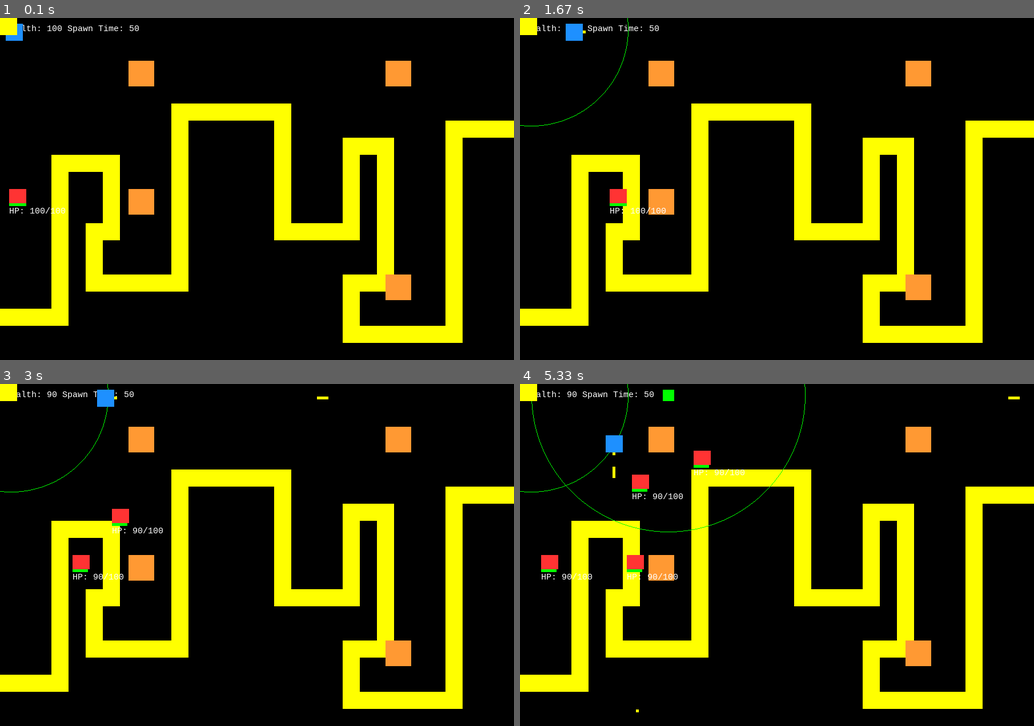
Above: before the commit, frames 1-4 (two rows, left to right).
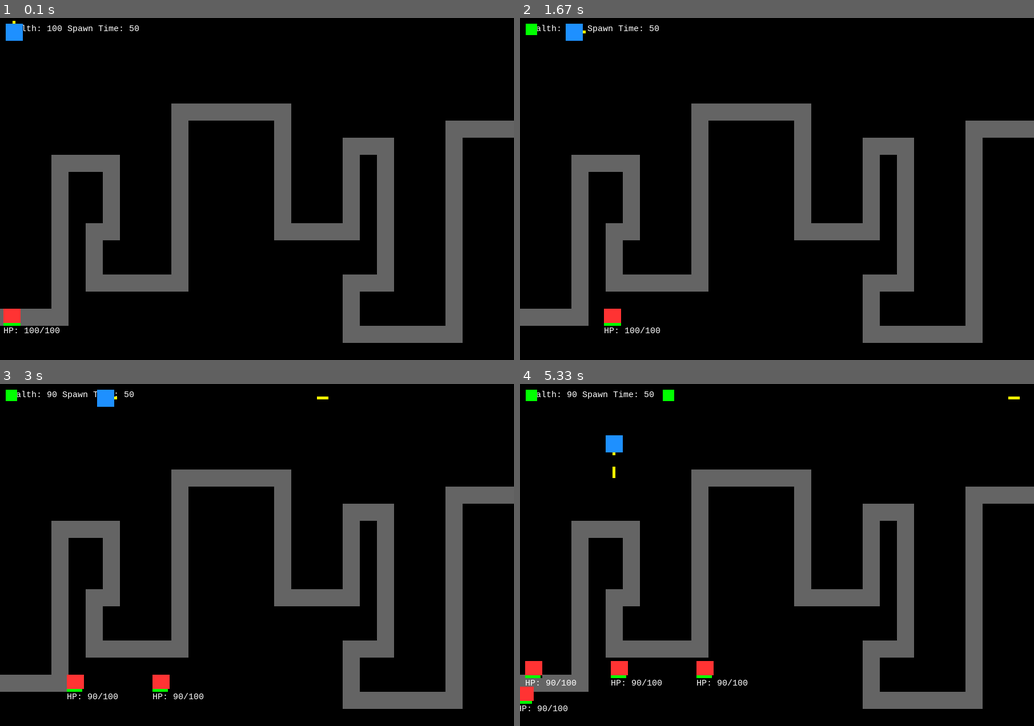
Above: after the commit, the same moments.

Repository: JasZhe/Tower-Defense
Game: pygame game, started from game.py
Two runs of this game, one before a commit and one after it. Both use one fixed random seed, a clock stepped at 60 frames per second and the inputs below.
Inputs:
- Up to frame 1 (0.1 s): no input
- Up to frame 2 (1.67 s): hold Space 0.33-0.8 s; hold D 0.33-0.8 s; tap T at 0.83 s; tap Right at 1.17 s; hold Right from 1.5 s (still down); hold D from 1.5 s (still down)
- Up to frame 3 (3 s): release Right at 1.97 s; release D at 1.97 s; tap J at 2, 2.67 s; tap Space at 2.33 s
- Up to frame 4 (5.33 s): hold W 3.5-3.97 s; hold D 4-4.47 s; hold Right 4-4.47 s; tap Space at 4.07, 4.37, 4.57, 4.87, 5.13 s; hold A 4.5-5.03 s; hold Left 4.5-5.03 s; tap T at 4.65 s; hold S from 5.07 s (still down); hold Down from 5.07 s (still down)

The runs differ from the first frame. In frame 1, 18% of the frame differs, in the area x 0-100%, y 0-95%; in frame 2, 18%; in frame 3, 19%; in frame 4, 19%, in the area x 0-100%, y 0-96%.

Commit message:
- Added turn, get_direction methods to Enemy Class - Added starting point methods for path - Added ability to turn enemies with keyboard - Updated README file

Diff:
--- a/classes.py
+++ b/classes.py
@@ -55,10 +55,10 @@
 
 class Enemy(object):
         # Add health
-        def __init__(self, body, colour, speed, screen_width, screen_height, hp, max_hp = 100):
+        def __init__(self, body, colour, velocity, screen_width, screen_height, hp, max_hp = 100):
 
             self.body = body
-            self.speed = speed # Tuple (v_x, v_y)
+            self.velocity = velocity # Tuple (v_x, v_y)
             self.colour = colour
             self.screen_width = screen_width
             self.screen_height = screen_height
@@ -67,7 +67,7 @@
 
 
         def update(self):
-            self.body.move_ip(self.speed)
+            self.body.move_ip(self.velocity)
 
         # Return true if the enemy has left the screen or destroyed
         def check_destroy(self):
@@ -75,6 +75,33 @@
                 return True
             else:
                 return False
+
+        # get_direction()
+        # returns the direction that the enemy is going
+        # Void -> One of ['U', 'D', 'L', 'R']
+        def get_direction(self):
+            if self.velocity[0] == 0:
+                if self.velocity[1] > 0:
+                    return 'D'
+                else:
+                    return 'U'
+            elif self.velocity[0] > 0:
+                return 'R'
+            else:
+                return 'L'
+        # turn
+        # Changes the direction that the enemy is going
+        # One of ['U', 'D', 'L', 'R'] -> Void
+        def turn(self, direction):
+            speed = max(abs(self.velocity[0]), abs(self.velocity[1]))
+            if direction == 'U':
+                self.velocity = (0, -speed)
+            elif direction == 'D':
+                self.velocity = (0, speed)
+            elif direction == 'L':
+                self.velocity = (-speed, 0)
+            elif direction == 'R':
+                self.velocity = (speed, 0)
 
 
 class Bullet(object):
@@ -194,6 +221,20 @@
                     return True
         return False
 
+    # starting_point
+    # Find the starting pointing of the path if it exists, must start from left side of screen (for now)
+    # Void -> (Int, Int)
+    def starting_point(self, grid_size = 30):
+        for index, row in enumerate(self.grid):
+            if row[0] == 'P':
+                if grid_size:
+                    return (0, index * grid_size)
+                else:
+                    return (index, 0)
+        print("No starting point found.")
+        return False
+
+
     # Draws Map
     def draw (self, display, path_colour = WHITE, grid_size = 30):
         row_count = self.col_length()
--- a/game.py
+++ b/game.py
@@ -74,6 +74,7 @@
 
 # enemy stuff
 enemy_list = []
+enemy_start = game_map.starting_point()
 
 # Enemy pathing
 turn_size = (45, 45)
@@ -131,11 +132,6 @@
     if counter % spawn_time == 0:
         enemy_list.append(Enemy(pygame.Rect(enemy_start, enemy_size), RED,
                                 enemy_speed, WIDTH, HEIGHT, enemy_initial_hp, enemy_max_hp))
-
-    for enemy in enemy_list:
-        for turn in enemy_turn_list:
-            if enemy.body.colliderect(turn[0]):
-                enemy.speed = turn[1]
 
     pressed = pygame.key.get_pressed()
     if pressed[pygame.K_UP]:
@@ -155,6 +151,19 @@
         player.direction = "R"
         bullet_speed = (bullet_speed_y, bullet_speed_x)
 
+    if pressed[pygame.K_w]:
+        for enemy in enemy_list:
+            enemy.turn('U')
+    if pressed[pygame.K_s]:
+        for enemy in enemy_list:
+            enemy.turn('D')
+    if pressed[pygame.K_a]:
+        for enemy in enemy_list:
+            enemy.turn('L')
+    if pressed[pygame.K_d]:
+        for enemy in enemy_list:
+            enemy.turn('R')
+
     if pressed[pygame.K_SPACE]:
         now = pygame.time.get_ticks()
         if now - last_shot >= SHOT_DELAY:
@@ -256,19 +265,19 @@
 
 
     # Draws path
-    game_map.draw(screen, YELLOW)
+    game_map.draw(screen, GRAY)
 
 
     # This loop is just used to draw the blocks used to signal turns for the enemies
     # comment out this loop when it's not needed anymore
-    for turn in enemy_turn_list:
-        pygame.draw.rect(screen, ORANGE, turn[0])
+    #for turn in enemy_turn_list:
+    #    pygame.draw.rect(screen, ORANGE, turn[0])
 
     for tower in tower_list:
         pygame.draw.rect(screen, tower.type, tower.body)
 
         # view range only when player is in range
-        if distance(tower.body.center, player.body.center) <= tower.max_range:
+        if distance(tower.body.center, player.body.center) <= 40:
             pygame.draw.circle(screen, GREEN, tower.body.center, tower.max_range, 1)
 
         # Tower range
@@ -284,13 +293,13 @@
                     quad = quadrant(tower.body, enemy.body)
 
                     # Vertical Case
-                    if enemy.speed[0] == 0:
+                    if enemy.velocity[0] == 0:
                         # Quadratic formula to calculate impact time
-                        time = quadratic_formula((enemy.speed[1]**2 - tower.shell_speed**2), 2.0*enemy.speed[1]*dy, dx**2 + dy**2)[1]
+                        time = quadratic_formula((enemy.velocity[1]**2 - tower.shell_speed**2), 2.0*enemy.velocity[1]*dy, dx**2 + dy**2)[1]
                         beta = math.acos(abs(dx / (tower.shell_speed * time)))
                     # Horizontal Case
                     else:
-                        time = quadratic_formula((enemy.speed[0]**2 - tower.shell_speed**2), 2.0*enemy.speed[0]*dx, dx**2 + dy**2)[1]
+                        time = quadratic_formula((enemy.velocity[0]**2 - tower.shell_speed**2), 2.0*enemy.velocity[0]*dx, dx**2 + dy**2)[1]
                         beta = math.asin(abs(dy / (tower.shell_speed * time)))
 
                     # CAST rule accomodations
@@ -393,7 +402,6 @@
             [enemy.body.x, enemy.body.y + enemy.body.height - 5, enemy.body.width * enemy.hp / enemy.max_hp, 5])
         enemy.update()
 
-    pygame.draw.rect(screen, YELLOW, [0, 0, GRID_SIZE, GRID_SIZE])
     pygame.display.update()
     clock.tick(FRAME_RATE)
     counter = counter + 1
--- a/properties.py
+++ b/properties.py
@@ -11,6 +11,7 @@
 MAGENTA = (255, 0, 255)
 DARK_BLUE = (0, 30, 205)
 CYAN = (0, 255, 255)
+GRAY = (100, 100, 100)
 
 # Timing constants
 FRAME_RATE = 30
@@ -172,7 +173,6 @@
 counter = 0
 spawn_time = 50
 enemy_size = (30, 30)
-enemy_start = (10, HEIGHT / 2)
 enemy_speed = RIGHT
 enemy_initial_hp = 100
 enemy_max_hp = 100
Not shown, changed: README.md
